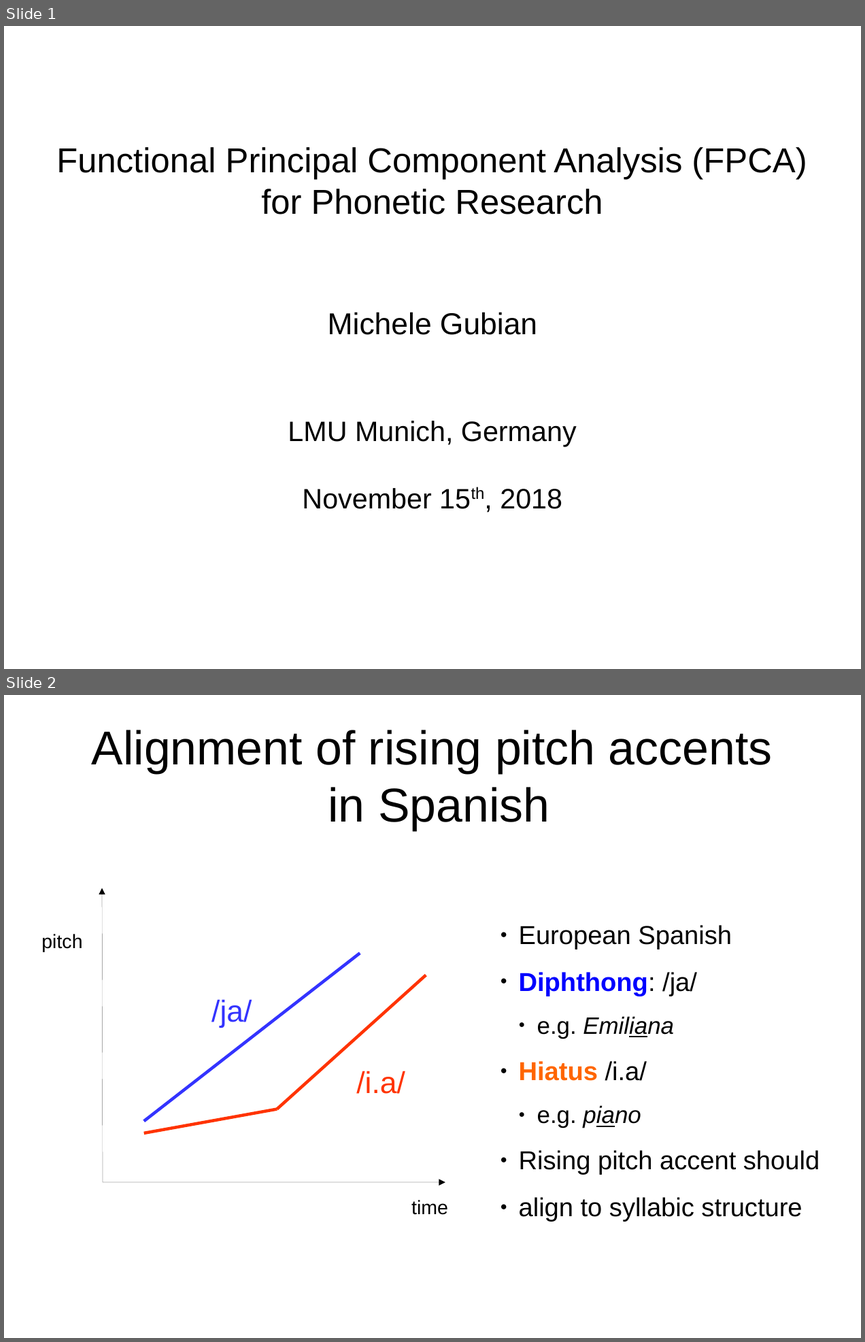
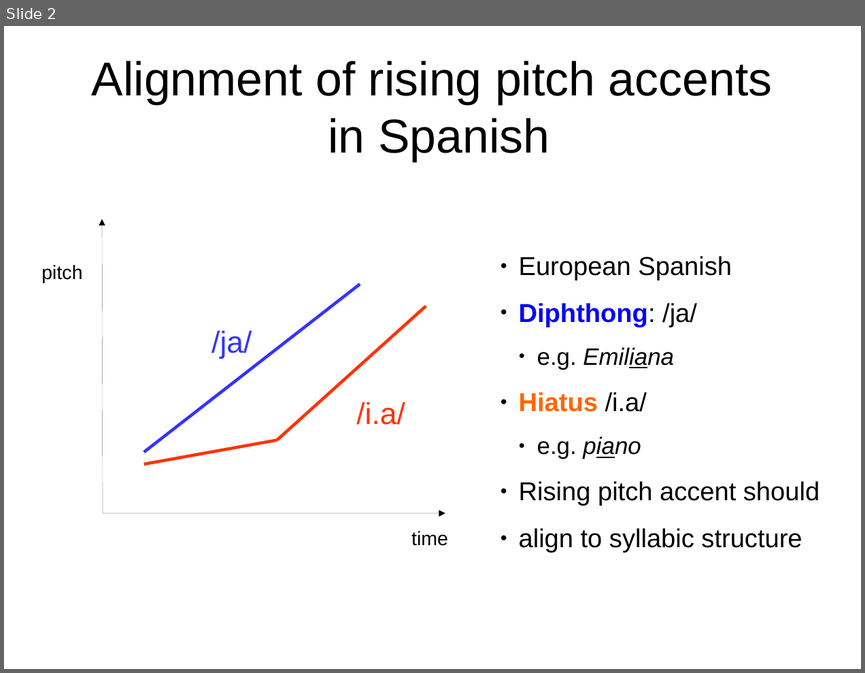
Before and after one commit to uasolo/FPCA-phonetics-workshop, a slide deck: presentations/FPCA-phonetics.odp. Shown one above the other, each under a label of ours: slides 1 and 2 before the commit, slide 2 after it. The pictures are 865x1342 and 865x673 pixels, drawn with LibreOffice and Linux fonts; fonts in the diff are those of the drawing. Boxes give left, top, right and bottom in pixels: in the first picture for what was removed or moved away, otherwise in the second. Text is boxed around its words. In the diff, an @@ line names an element or a change of style, - is before the commit and + after.

```diff
--- a/presentations/FPCA-phonetics.odp
+++ b/presentations/FPCA-phonetics.odp
@@ slide 1 removed at <box>4,26,861,669</box>, background #FFFFFF @@
@@ subtitle removed at <box>56,147,806,509</box> @@
-Functional Principal Component Analysis (FPCA)
-for Phonetic Research
-Michele Gubian
-LMU Munich, Germany
-November 15th, 2018
```
Also in this commit, not shown: 13 slides changed, 3 slides added, 1 other file.
